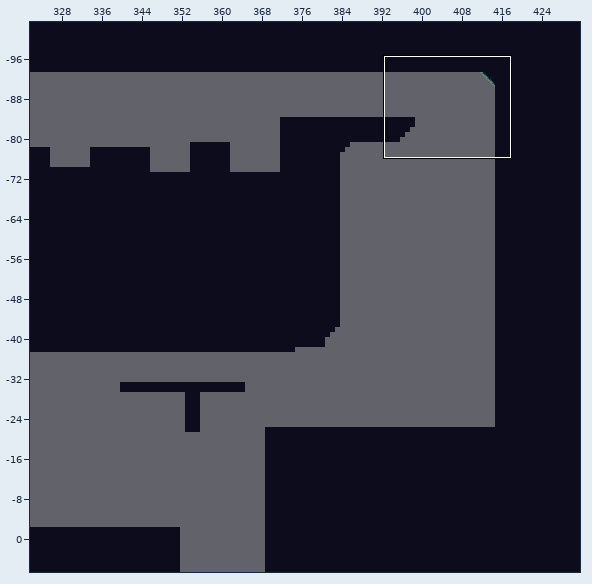
Tiled map -- UnityProject/CaseFileDream/Assets/CaseFileDream/TileSets/Tiled/Level01/Level01-TheGrotto.tmx. Above: a wide view before the commit, with the close-up outlined.
Close-up. First the earlier version:
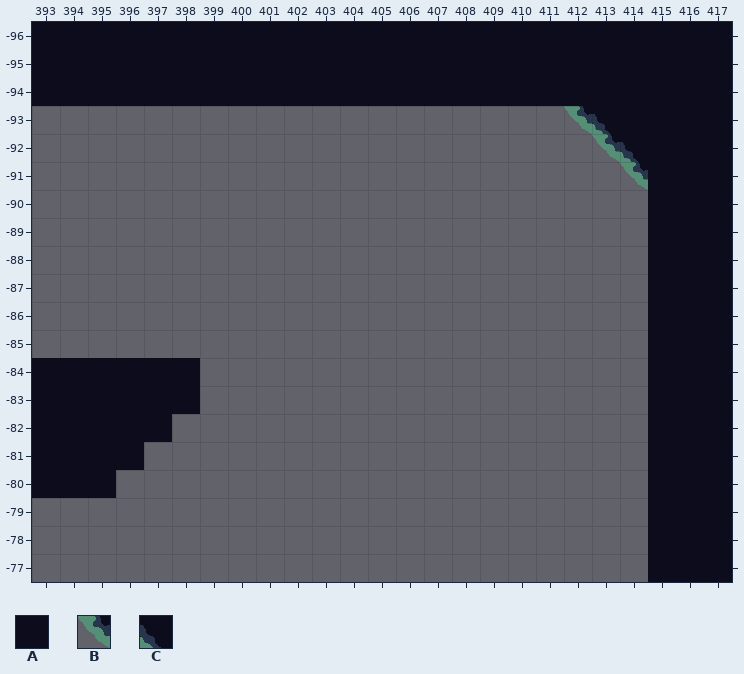
Cells are 32x32 px. Shown: x 393..417, y -96..-77. The commit also changed other parts of the map, which this record leaves out.
Key: from "CyanMoss": A 9, B 48, C 49.
_ is an empty cell.
Layer "Overlay" before, first column x 393:
-96 AAAAAAAAAAAAAAAAAAAAAAAAA
-95 AAAAAAAAAAAAAAAAAAAAAAAAA
-94 AAAAAAAAAAAAAAAAAAAAAAAAA
-93 ___________________BCAAAA
-92 ____________________BCAAA
-91 _____________________BAAA
-90 ______________________AAA
-89 ______________________AAA
-88 ______________________AAA
-87 ______________________AAA
-86 ______________________AAA
-85 ______________________AAA
-84 AAAAAA________________AAA
-83 AAAAAA________________AAA
-82 AAAAA_________________AAA
-81 AAAA__________________AAA
-80 AAA___________________AAA
-79 ______________________AAA
-78 ______________________AAA
-77 ______________________AAA
Once edited:
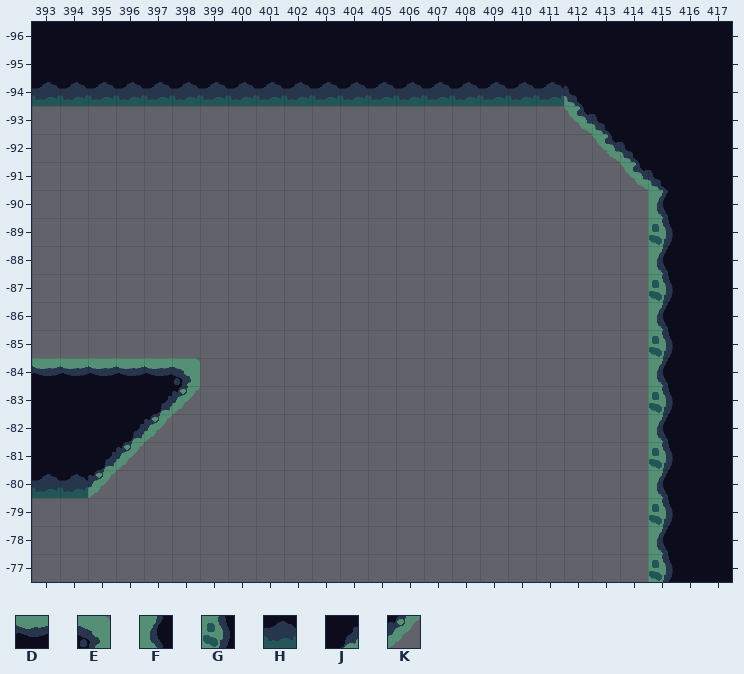
Further tiles: from "CyanMoss": D 1, E 3, F 8, G 16, H 26, J 50, K 51.
Difference:
{"where": "layer \"Overlay\""}
{"y":-94,"x":393,"old":"AAAAAAAAAAAAAAAAAAAA","new":"HHHHHHHHHHHHHHHHHHHC"}
{"y":-91,"x":415,"old":"A","new":"C"}
{"y":-90,"x":415,"old":"A","new":"F"}
{"y":-89,"x":415,"old":"A","new":"G"}
{"y":-88,"x":415,"old":"A","new":"F"}
{"y":-87,"x":415,"old":"A","new":"G"}
{"y":-86,"x":415,"old":"A","new":"F"}
{"y":-85,"x":415,"old":"A","new":"G"}
{"y":-84,"x":393,"old":"AAAAAA","new":"DDDDDE"}
{"y":-84,"x":415,"old":"A","new":"F"}
{"y":-83,"x":397,"old":"AA","new":"JK"}
{"y":-83,"x":415,"old":"A","new":"G"}
{"y":-82,"x":396,"old":"AA","new":"JK"}
{"y":-82,"x":415,"old":"A","new":"F"}
{"y":-81,"x":395,"old":"AA","new":"JK"}
{"y":-81,"x":415,"old":"A","new":"G"}
{"y":-80,"x":393,"old":"AAA","new":"HHK"}
{"y":-80,"x":415,"old":"A","new":"F"}
{"y":-79,"x":415,"old":"A","new":"G"}
{"y":-78,"x":415,"old":"A","new":"F"}
{"y":-77,"x":415,"old":"A","new":"G"}
{"label":"changed","picture_box":[32,82,582,106]}
{"label":"changed","picture_box":[648,170,673,582]}
{"label":"changed","picture_box":[32,358,200,498]}
